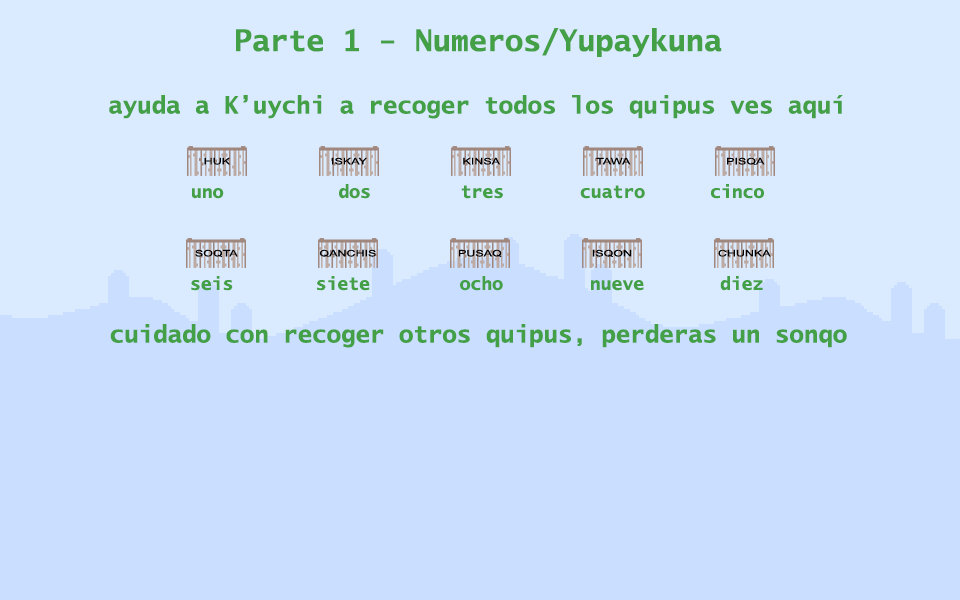
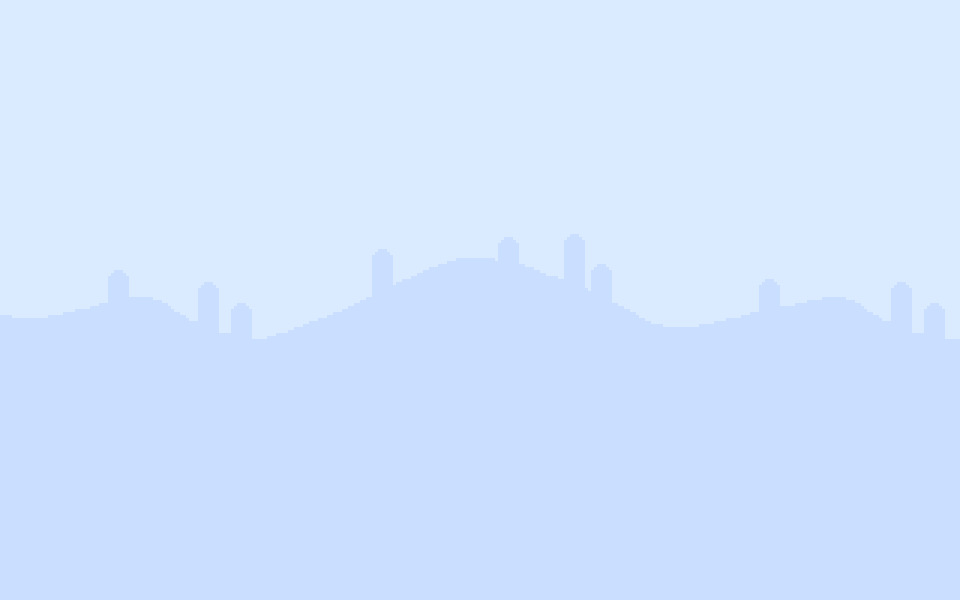
Layers edited between the first and the second w=960, h=600 image:
renamed "cuidado con recoger otros quipus, perderas un sonqo" to "cuidado con recoger otros quipus, tendras que empezar de nuevo", hid it, painted on it over (110, 324, 847, 348)
hid "Parte 1 - Numeros/Yupaykuna" over (236, 28, 722, 57)
hid "ayuda a K’uychi a recoger todos los quipus ves aquí" over (109, 95, 843, 119)
hid "uno dos tres cuatro cinco" over (192, 184, 764, 199)
hid "seis siete ocho nueve diez" over (191, 276, 763, 291)
hid "Layer 6" over (186, 238, 774, 268)
hid "Layer 1" over (187, 146, 775, 176)
